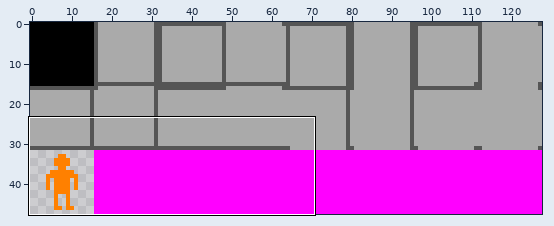
File history of a sprite sheet, FortuneHunter/FortuneHunter/assets/images/tiles.png. Above: a wide view before the commit, with the close-up outlined.
Close-up. Old version:
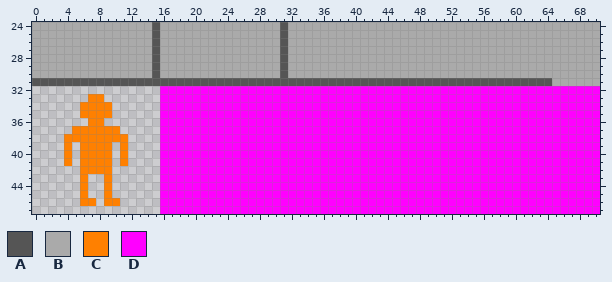
The file is 128x48 pixels. Shown: x 0..70, y 24..47.
Palette (. is transparent): A #555555  B #aaaaaa  C #ff8000  D #ff00ff
Pixels before, first column x 0:
24 BBBBBBBBBBBBBBBABBBBBBBBBBBBBBBABBBBBBBBBBBBBBBBBBBBBBBBBBBBBBBBBBBBBBB
25 BBBBBBBBBBBBBBBABBBBBBBBBBBBBBBABBBBBBBBBBBBBBBBBBBBBBBBBBBBBBBBBBBBBBB
26 BBBBBBBBBBBBBBBABBBBBBBBBBBBBBBABBBBBBBBBBBBBBBBBBBBBBBBBBBBBBBBBBBBBBB
27 BBBBBBBBBBBBBBBABBBBBBBBBBBBBBBABBBBBBBBBBBBBBBBBBBBBBBBBBBBBBBBBBBBBBB
28 BBBBBBBBBBBBBBBABBBBBBBBBBBBBBBABBBBBBBBBBBBBBBBBBBBBBBBBBBBBBBBBBBBBBB
29 BBBBBBBBBBBBBBBABBBBBBBBBBBBBBBABBBBBBBBBBBBBBBBBBBBBBBBBBBBBBBBBBBBBBB
30 BBBBBBBBBBBBBBBABBBBBBBBBBBBBBBABBBBBBBBBBBBBBBBBBBBBBBBBBBBBBBBBBBBBBB
31 AAAAAAAAAAAAAAAAAAAAAAAAAAAAAAAAAAAAAAAAAAAAAAAAAAAAAAAAAAAAAAAAABBBBBB
32 ................DDDDDDDDDDDDDDDDDDDDDDDDDDDDDDDDDDDDDDDDDDDDDDDDDDDDDDD
33 .......CC.......DDDDDDDDDDDDDDDDDDDDDDDDDDDDDDDDDDDDDDDDDDDDDDDDDDDDDDD
34 ......CCCC......DDDDDDDDDDDDDDDDDDDDDDDDDDDDDDDDDDDDDDDDDDDDDDDDDDDDDDD
35 ......CCCC......DDDDDDDDDDDDDDDDDDDDDDDDDDDDDDDDDDDDDDDDDDDDDDDDDDDDDDD
36 .......CC.......DDDDDDDDDDDDDDDDDDDDDDDDDDDDDDDDDDDDDDDDDDDDDDDDDDDDDDD
37 .....CCCCCC.....DDDDDDDDDDDDDDDDDDDDDDDDDDDDDDDDDDDDDDDDDDDDDDDDDDDDDDD
38 ....CCCCCCCC....DDDDDDDDDDDDDDDDDDDDDDDDDDDDDDDDDDDDDDDDDDDDDDDDDDDDDDD
39 ....C.CCCC.C....DDDDDDDDDDDDDDDDDDDDDDDDDDDDDDDDDDDDDDDDDDDDDDDDDDDDDDD
40 ....C.CCCC.C....DDDDDDDDDDDDDDDDDDDDDDDDDDDDDDDDDDDDDDDDDDDDDDDDDDDDDDD
41 ....C.CCCC.C....DDDDDDDDDDDDDDDDDDDDDDDDDDDDDDDDDDDDDDDDDDDDDDDDDDDDDDD
42 ......CCCC......DDDDDDDDDDDDDDDDDDDDDDDDDDDDDDDDDDDDDDDDDDDDDDDDDDDDDDD
43 ......C..C......DDDDDDDDDDDDDDDDDDDDDDDDDDDDDDDDDDDDDDDDDDDDDDDDDDDDDDD
44 ......C..C......DDDDDDDDDDDDDDDDDDDDDDDDDDDDDDDDDDDDDDDDDDDDDDDDDDDDDDD
45 ......C..C......DDDDDDDDDDDDDDDDDDDDDDDDDDDDDDDDDDDDDDDDDDDDDDDDDDDDDDD
46 ......CC.CC.....DDDDDDDDDDDDDDDDDDDDDDDDDDDDDDDDDDDDDDDDDDDDDDDDDDDDDDD
47 ................DDDDDDDDDDDDDDDDDDDDDDDDDDDDDDDDDDDDDDDDDDDDDDDDDDDDDDD
The result:
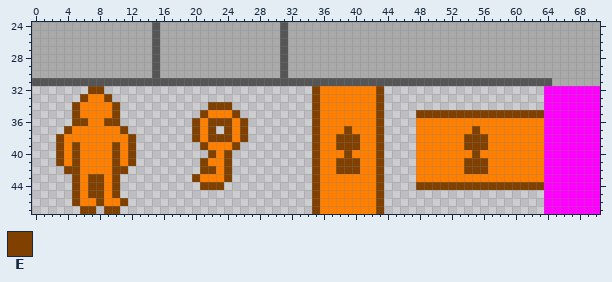
Colours new in this view: E #804000
The edit:
y 32: x 7..8 .. -> EE; x 16..63 DDDDDDDDDDDDDDDDDDDDDDDDDDDDDDDDDDDDDDDDDDDDDDDD -> ...................ECCCCCCCE....................
y 33: x 6 . -> E; x 9 . -> E; x 16..63 DDDDDDDDDDDDDDDDDDDDDDDDDDDDDDDDDDDDDDDDDDDDDDDD -> ...................ECCCCCCCE....................
y 34: x 5 . -> E; x 10 . -> E; x 16..63 DDDDDDDDDDDDDDDDDDDDDDDDDDDDDDDDDDDDDDDDDDDDDDDD -> ......EEE..........ECCCCCCCE....................
y 35: x 5 . -> E; x 10 . -> E; x 16..63 DDDDDDDDDDDDDDDDDDDDDDDDDDDDDDDDDDDDDDDDDDDDDDDD -> .....ECCCE.........ECCCCCCCE....EEEEEEEEEEEEEEEE
y 36: x 5..6 .. -> EE; x 9..10 .. -> EE; x 16..63 DDDDDDDDDDDDDDDDDDDDDDDDDDDDDDDDDDDDDDDDDDDDDDDD -> ....ECEEECE........ECCCCCCCE....CCCCCCCCCCCCCCCC
y 37: x 4 . -> E; x 11 . -> E; x 16..63 DDDDDDDDDDDDDDDDDDDDDDDDDDDDDDDDDDDDDDDDDDDDDDDD -> ....ECE.ECE........ECCCECCCE....CCCCCCCECCCCCCCC
y 38: x 3 . -> E; x 12 . -> E; x 16..63 DDDDDDDDDDDDDDDDDDDDDDDDDDDDDDDDDDDDDDDDDDDDDDDD -> ....ECEEECE........ECCEEECCE....CCCCCCEEECCCCCCC
y 39: x 3 . -> E; x 5 . -> E; x 10 . -> E; x 12 . -> E; x 16..63 DDDDDDDDDDDDDDDDDDDDDDDDDDDDDDDDDDDDDDDDDDDDDDDD -> .....ECCCE.........ECCEEECCE....CCCCCCEEECCCCCCC
y 40: x 3 . -> E; x 5 . -> E; x 10 . -> E; x 12 . -> E; x 16..63 DDDDDDDDDDDDDDDDDDDDDDDDDDDDDDDDDDDDDDDDDDDDDDDD -> ......ECE..........ECCCECCCE....CCCCCCCECCCCCCCC
y 41: x 3 . -> E; x 5 . -> E; x 10 . -> E; x 12 . -> E; x 16..63 DDDDDDDDDDDDDDDDDDDDDDDDDDDDDDDDDDDDDDDDDDDDDDDD -> .....ECCE..........ECCEEECCE....CCCCCCEEECCCCCCC
y 42: x 4..5 .. -> EE; x 10..11 .. -> EE; x 16..63 DDDDDDDDDDDDDDDDDDDDDDDDDDDDDDDDDDDDDDDDDDDDDDDD -> .....EECE..........ECCEEECCE....CCCCCCEEECCCCCCC
y 43: x 5 . -> E; x 7..8 .. -> EE; x 10 . -> E; x 16..63 DDDDDDDDDDDDDDDDDDDDDDDDDDDDDDDDDDDDDDDDDDDDDDDD -> ....ECCCE..........ECCCCCCCE....CCCCCCCCCCCCCCCC
y 44: x 5 . -> E; x 7..8 .. -> EE; x 10 . -> E; x 16..63 DDDDDDDDDDDDDDDDDDDDDDDDDDDDDDDDDDDDDDDDDDDDDDDD -> .....EEE...........ECCCCCCCE....EEEEEEEEEEEEEEEE
y 45: x 5 . -> E; x 7..8 .. -> EE; x 10 . -> E; x 16..63 DDDDDDDDDDDDDDDDDDDDDDDDDDDDDDDDDDDDDDDDDDDDDDDD -> ...................ECCCCCCCE....................
y 46: x 5 . -> E; x 8 . -> E; x 11 . -> E; x 16..63 DDDDDDDDDDDDDDDDDDDDDDDDDDDDDDDDDDDDDDDDDDDDDDDD -> ...................ECCCCCCCE....................
y 47: x 6..7 .. -> EE; x 9..10 .. -> EE; x 16..63 DDDDDDDDDDDDDDDDDDDDDDDDDDDDDDDDDDDDDDDDDDDDDDDD -> ...................ECCCCCCCE....................
Pixel boxes of the changes (left, top, right, bottom) in both close-ups:
changed: (56, 86, 544, 214)
